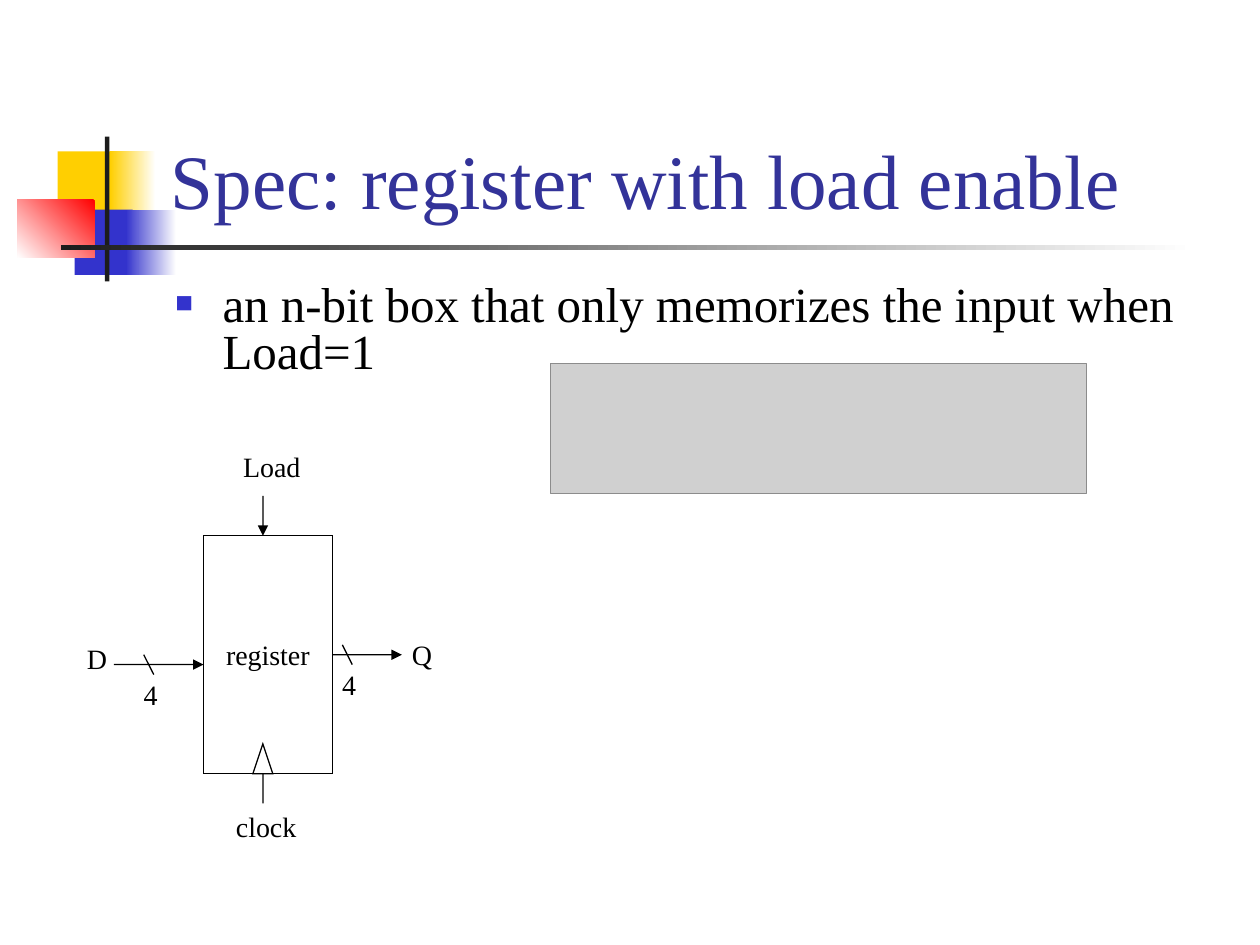
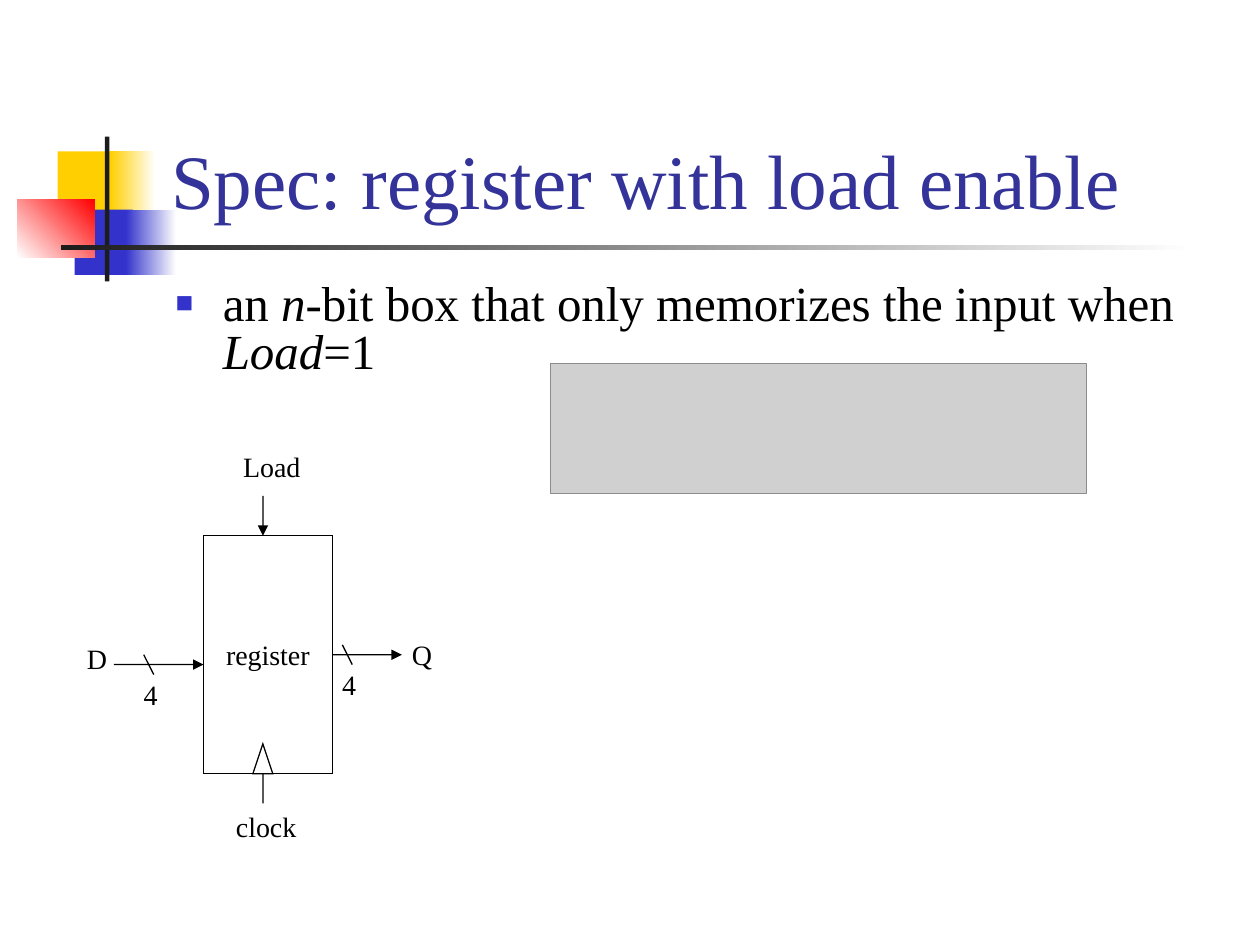
Before and after one commit to CGUSystemCourses/ComputerOrg-2015, a slide deck: slide 15 of Lectures/lec03-registers/lec03-registers.ppt. Drawn at 1260x945 pixels with LibreOffice and Linux fonts; fonts in the diff are those of the drawing; grey boxes stand for pictures. Boxes give left, top, right and bottom in pixels: in the first picture for what was removed or moved away, otherwise in the second. Text is boxed around its words. In the diff, an @@ line names an element or a change of style, - is before the commit and + after.

```diff
--- a/Lectures/lec03-registers/lec03-registers.ppt
+++ b/Lectures/lec03-registers/lec03-registers.ppt
@@ text "an n-bit box that only ..." at [223,287,1174,370]: italic on in "n-bit Load=1" @@
```
Also in this commit, not shown: 88 other slides changed, 1 slide removed.
